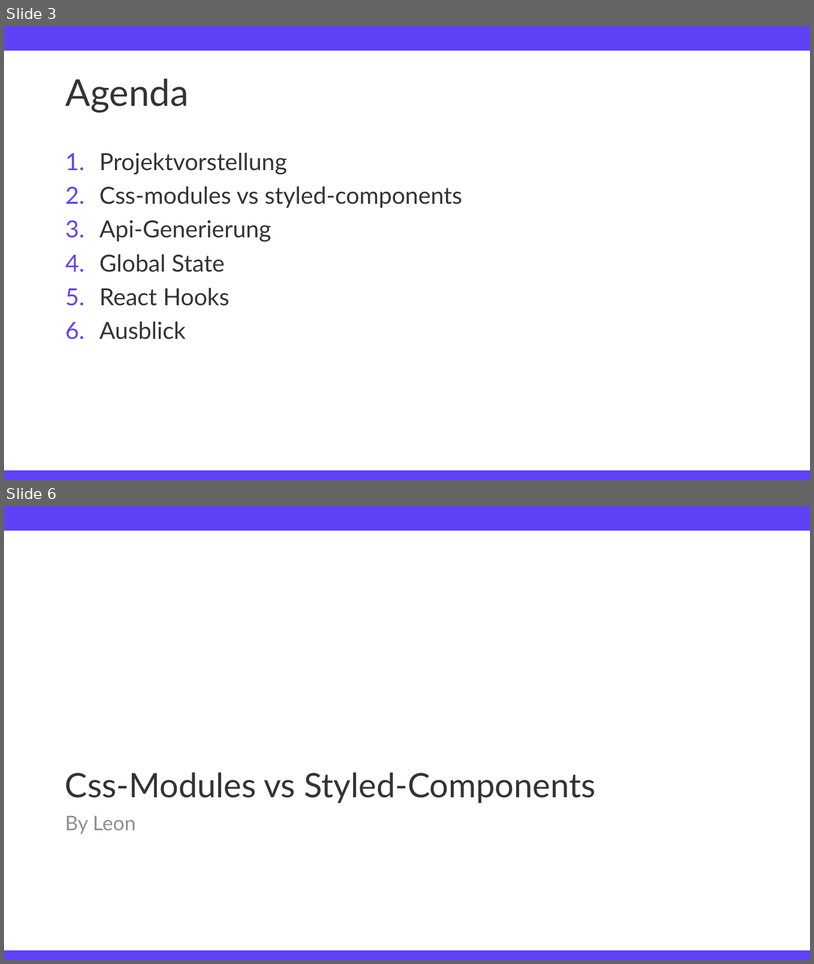
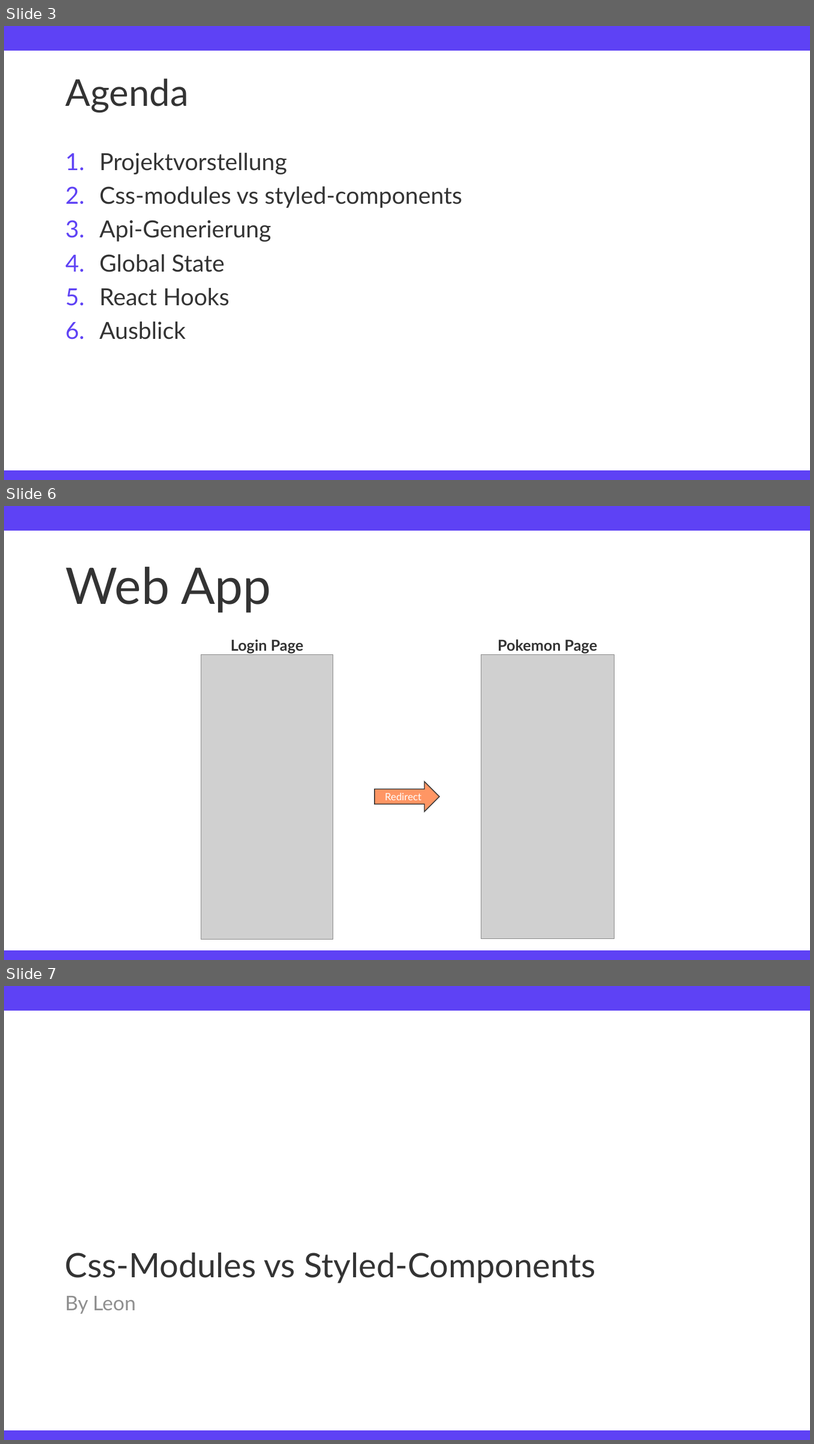
Before and after one commit to TimFehrmannAclue/techlabor_trainings_react_advanced, a slide deck: training_react_advanced.pptx. Shown one above the other, each under a label of ours: slides 3 and 6 before the commit, slides 3, 6 and 7 after it; the slides between them are not shown. The pictures are 814x964 and 814x1444 pixels, drawn with LibreOffice and Linux fonts; fonts in the diff are those of the drawing; grey boxes stand for pictures; background and template pictures are left out. Boxes give left, top, right and bottom in pixels: in the first picture for what was removed or moved away, otherwise in the second. Text is boxed around its words. In the diff, an @@ line names an element or a change of style, - is before the commit and + after.

```diff
--- a/training_react_advanced.pptx
+++ b/training_react_advanced.pptx
@@ slide 6 added at box(4, 506, 810, 960), background #FFFFFF; not listed: 2 template elements that a slide beside it also shows @@
@@ text added at box(66, 567, 272, 613), 60 pt, text #333333 @@
+Web App
@@ text added at box(231, 639, 304, 653), 18 pt, text #333333, bold @@
+Login Page
@@ text added at box(498, 639, 598, 653), 18 pt, text #333333, bold @@
+Pokemon Page
@@ picture added at box(201, 654, 333, 939) @@
@@ picture added at box(482, 654, 614, 938) @@
@@ right arrow added at box(375, 781, 440, 811), fill #FF9664, outline #333333 1 pt, 12 pt, text #FFFFFF @@
+Redirect
@@ what was slide 6 is now slide 7 @@
```
Also in this commit, not shown: 12 slides changed, 1 other slide added, 3 slides removed, 2 other files.
